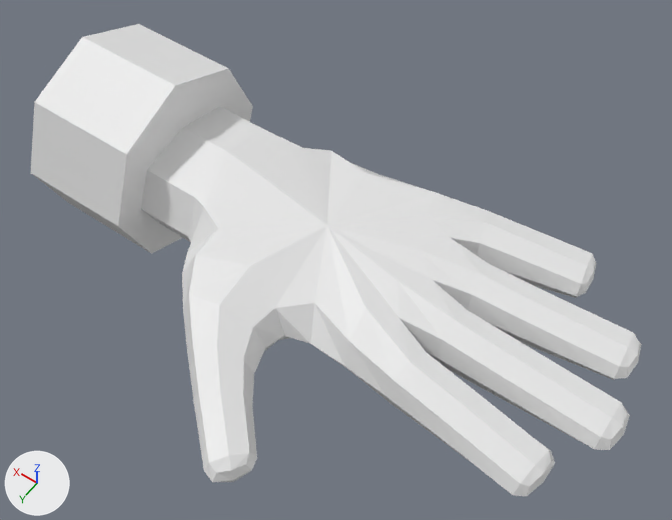
Two versions of the Blender file webxr/3d/src/hand.blend, one commit apart.
Before and after are seen from a 50 mm camera at (-3.22, 4.37, 6.64) aimed at (-0.27, 0.24, 0.15). Arrows for +X, +Y and +Z are at lower left; the lights stay in place.

Before the edit, the objects in view are built like this:
```python
me_cube = bpy.data.meshes.new('Cube')
me_cube.from_pydata(...)  # 92 vertices, 84 faces; spans x -3.07..2.01, y -1.26..2.51, z -1.8..1.6
me_cube.materials.append(mat_material)  # white #e7e7e7
me_cylinder = bpy.data.meshes.new('Cylinder')
me_cylinder.from_pydata(...)  # an 8-sided cylinder along x spanning x 1.67..2.84, y -1.0..1.0, z -1.0..1.0
ob_cylinder = bpy.data.objects.new('Cylinder', me_cylinder)
ob_cylinder.location = (0.0, 0.0, 0.0)
ob_hand = bpy.data.objects.new('Hand', me_cube)
ob_hand.location = (0.0, 0.0, 0.0)
ob_hand.scale = (1.0, 1.0, 0.3)
_m = ob_hand.modifiers.new('Subdivision', 'SUBSURF')
_m.render_levels = 1
_m.use_limit_surface = False
```
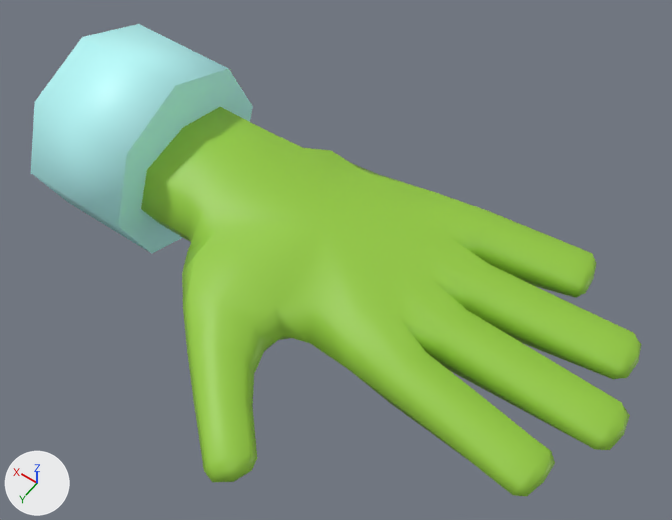
The newer file is also rescaled (x0.0567), turned or shifted as a whole; pictures and numbers use the older file's frame.

What changed in the scene script:
```text
Add mat_sleeve:
    mat_sleeve = principled_material('sleeve')
    mat_sleeve.base_color = (0.5, 1.0, 1.0)  # cyan #bcffff
Add mat_hand:
    mat_hand = principled_material('hand')
    mat_hand.base_color = (0.3, 0.6, 0.05)  # green #95cb3f
Change me_cube:
    where me_cube.from_pydata(...)  # 92 vertices, 84 faces; spans x -3.07..2.01, y -1.26..2.51, z -1.8..1.6
    used by ob_hand; location = (0.0, 0.0, 0.0); scale = (1.0, 1.0, 0.3)
    remove me_cube.materials.append(mat_material)  # white #e7e7e7
    me_cube part 1: all faces are now shaded smooth (84 of 84 changed)
    add me_cube.materials.append(mat_hand)  # green #95cb3f
Change me_cylinder:
    where me_cylinder.from_pydata(...)  # 16 vertices, 10 faces; spans x 1.67..2.84, y -1.0..1.0, z -1.0..1.0
    used by ob_cylinder; location = (0.0, 0.0, 0.0)
    me_cylinder part 2: all 8 faces centred in x 2.26, y -0.85..0.85, z -0.85..0.85 are now shaded smooth
    add me_cylinder.materials.append(mat_sleeve)  # cyan #bcffff
```

Boxes [x1, y1, x2, y2] around the edits, measured in the pictures (672 x 520 px):
'Hand', recoloured, shading changed (white to green)
    both: [141, 107, 642, 496]
'Cylinder', recoloured, shading changed (white to cyan)
    both: [31, 24, 253, 254]
part 2 of me_cylinder, shading changed
    both: [31, 24, 229, 252]
